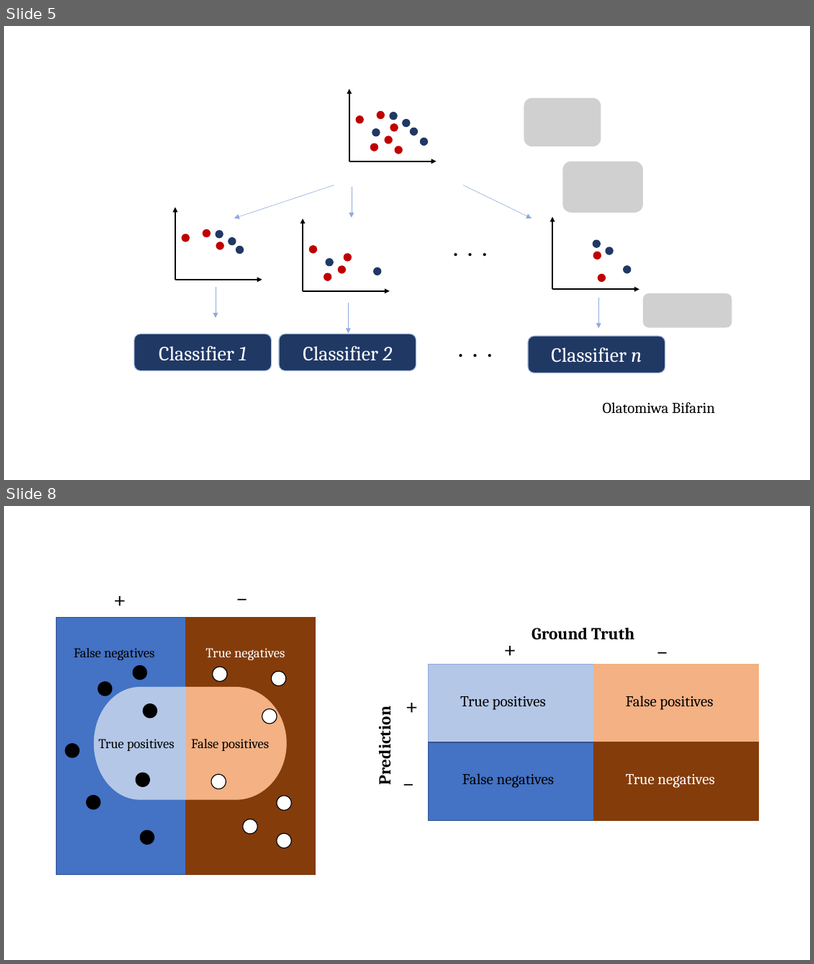
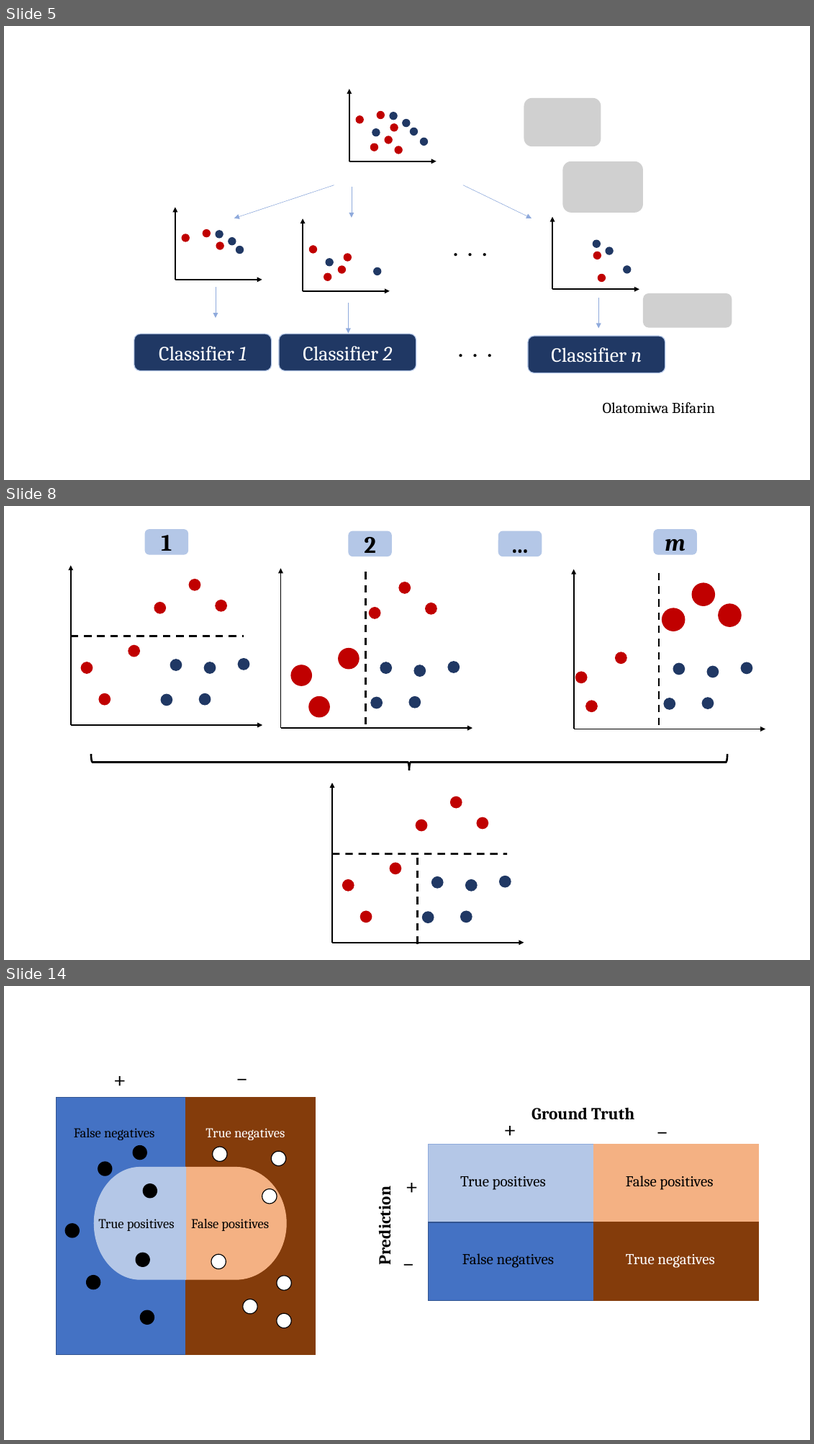
Before and after one commit to obifarin/machine-learning.ainotes, a slide deck: datasets/random_forest/trees_forest.pptx. Shown one above the other, each under a label of ours: slides 5 and 8 before the commit, slides 5, 8 and 14 after it; the slides between them are not shown. The pictures are 814x964 and 814x1444 pixels, drawn with LibreOffice and Linux fonts; fonts in the diff are those of the drawing; grey boxes stand for pictures. Boxes give left, top, right and bottom in pixels: in the first picture for what was removed or moved away, otherwise in the second. Text is boxed around its words. In the diff, an @@ line names an element or a change of style, - is before the commit and + after.

```diff
--- a/datasets/random_forest/trees_forest.pptx
+++ b/datasets/random_forest/trees_forest.pptx
@@ slide 8 added at [4,506,810,960], background #FFFFFF @@
@@ rounded rectangle added at [146,530,188,554], fill #B4C7E7, outline #B4C7E7 1 pt, 28 pt, text #000000, bold @@
+1
@@ rounded rectangle added at [349,531,392,556], fill #B4C7E7, outline #B4C7E7 1 pt, 28 pt, text #000000, bold @@
+2
@@ rounded rectangle added at [499,531,542,556], fill #B4C7E7, outline #B4C7E7 1 pt, 28 pt, text #000000, bold @@
+…
@@ rounded rectangle added at [654,530,697,554], fill #B4C7E7, outline #B4C7E7 1 pt, 28 pt, text #000000, bold, italic @@
+m
@@ group added at [281,569,473,728]: 11 ellipses, 2 arrows, 1 line @@
@@ group added at [574,569,766,728]: 8 ellipses, 2 arrows, 1 line @@
@@ group added at [70,565,263,725]: 11 ellipses, 2 arrows, 1 line @@
@@ ellipse added at [615,652,627,664], fill #C00000, outline #C00000 1 pt @@
@@ ellipse added at [576,672,588,683], fill #C00000, outline #C00000 1 pt @@
@@ ellipse added at [586,700,598,712], fill #C00000, outline #C00000 1 pt @@
@@ left brace added at [91,754,728,770], outline #000000 2.25 pt @@
@@ group added at [332,782,525,942]: 11 ellipses, 2 arrows, 1 line @@
@@ line added from (418, 857) to (418, 946), #000000 2.25 pt dashed @@
@@ what was slide 8 is now slide 14 @@
```
Also in this commit, not shown: 6 other slides added, 1 slide removed, 5 other files.
